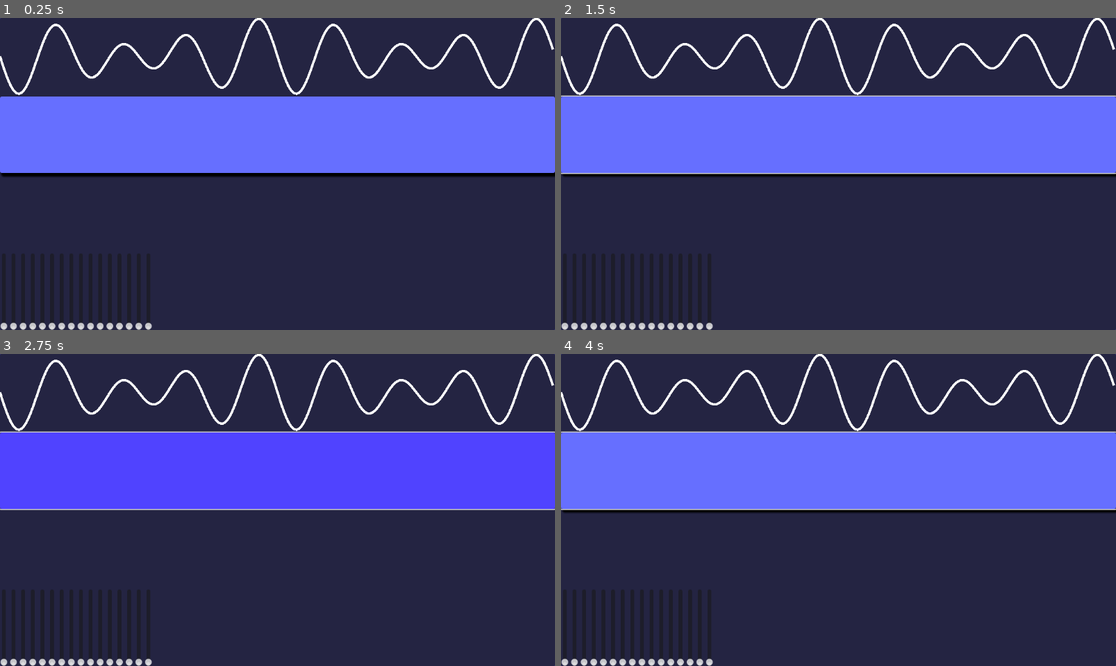
Above: before the commit, frames 1-4 (two rows, left to right).
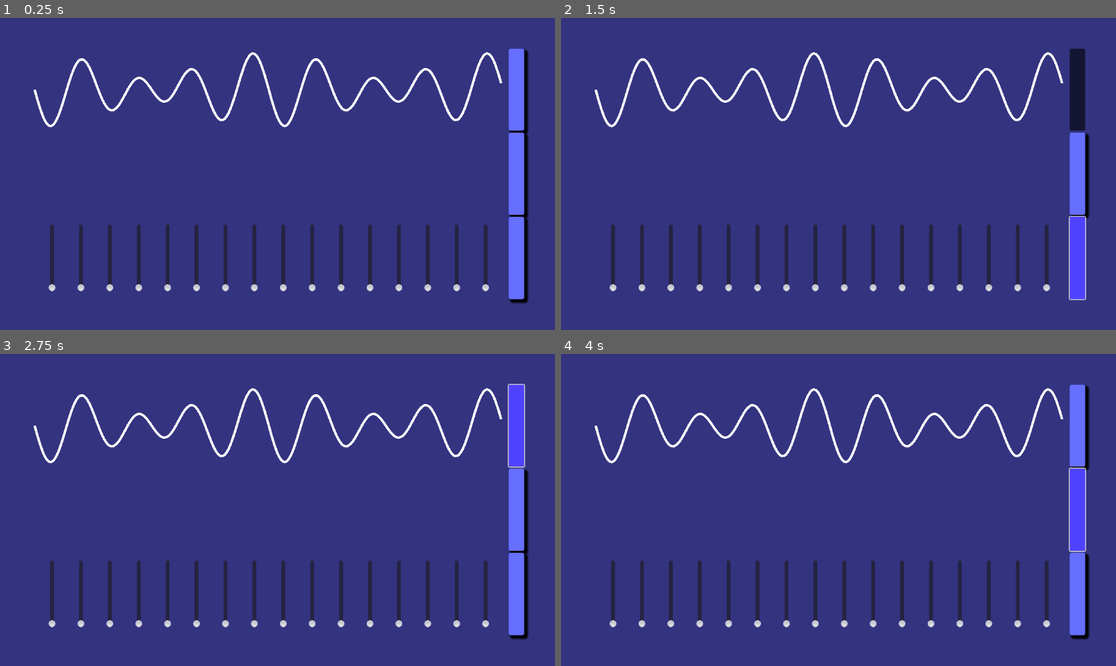
Above: after the commit, the same moments.

Repository: ViperZer0/minijam-179
Game: Godot game, scene res://scene/main/main.tscn
Two runs of this game, one before a commit and one after it. Both use one fixed random seed, a clock stepped at 60 frames per second and the inputs below.
Inputs:
- Up to frame 1 (0.25 s): no input
- Up to frame 2 (1.5 s): click "Play Random Tone" (after the commit: "Listen") at 0.5 s; click "Check Answer" at 1.25 s
- Up to frame 3 (2.75 s): click "Play Random Tone" (after the commit: "Listen") at 2 s
- Up to frame 4 (4 s): click "Play User Tone" (after the commit: "Play") at 2.75 s; click "Play User Tone" (after the commit: "Play") at 3.5 s

The runs differ from the first frame. In frame 1, 97% of the frame differs, in the area x 0-100%, y 0-100%; in frame 2, 97%; in frame 3, 98%; in frame 4, 98%.

Commit message:
Redesigned main menu scene
Added check for no harmonics selected, replaced buttons with
SoundButtons

Diff:
--- a/godot/resource/theme.tres
+++ b/godot/resource/theme.tres
@@ -4,7 +4,9 @@
 [ext_resource type="FontFile" uid="uid://df68ib8aedcuf" path="res://resource/fonts/Quicksand-VariableFont_wght.ttf" id="1_vtbg8"]
 
 [sub_resource type="StyleBoxFlat" id="StyleBoxFlat_g0211"]
+content_margin_left = 16.0
 content_margin_top = 16.0
+content_margin_right = 16.0
 content_margin_bottom = 16.0
 bg_color = Color(0.312979, 0.261698, 0.999947, 1)
 corner_radius_top_left = 4
@@ -14,7 +16,9 @@
 shadow_color = Color(0, 0, 0, 1)
 
 [sub_resource type="StyleBoxFlat" id="StyleBoxFlat_vwg2w"]
+content_margin_left = 16.0
 content_margin_top = 16.0
+content_margin_right = 16.0
 content_margin_bottom = 16.0
 bg_color = Color(0.400379, 0.434028, 0.999987, 1)
 corner_radius_top_left = 4
--- a/godot/scene/main/main.gd
+++ b/godot/scene/main/main.gd
@@ -1,4 +1,4 @@
-extends PanelContainer
+extends MarginContainer
 ## Number of harmonics to use
 @export var num_harmonics: int = 16
 ## Threshold before a given answer is approved as a success
@@ -65,6 +65,9 @@
 	user_tone.start_note()
 
 func _on_check_difference_button_pressed() -> void:
+	if audio_slider_grid.get_harmonics().normalize() == null:
+		# Treat this as an error
+		return
 	var error = random_harmonics.error(audio_slider_grid.get_harmonics().normalize())
 	if error < error_threshold:
 		move_to_win_scene()
--- a/godot/scene/main/main.tscn
+++ b/godot/scene/main/main.tscn
@@ -6,6 +6,7 @@
 [ext_resource type="PackedScene" uid="uid://crxqel5e6wmer" path="res://component/audio_slider_grid/audio_slider_grid.tscn" id="3_kn28c"]
 [ext_resource type="Script" path="res://src/harmonics.gd" id="4_q0oph"]
 [ext_resource type="PackedScene" uid="uid://cp1b50qlsicsu" path="res://component/audio_visualizer/audio_visualizer.tscn" id="5_conxe"]
+[ext_resource type="PackedScene" uid="uid://c4crw1xwvc5ki" path="res://component/sound_button/sound_button.tscn" id="7_j2sro"]
 
 [sub_resource type="Resource" id="Resource_fbmd4"]
 script = ExtResource("3_errh0")
@@ -16,12 +17,16 @@
 script = ExtResource("4_q0oph")
 harmonics = Array[ExtResource("3_errh0")]([SubResource("Resource_fbmd4")])
 
-[node name="Main" type="PanelContainer"]
+[node name="Main" type="MarginContainer"]
 anchors_preset = 15
 anchor_right = 1.0
 anchor_bottom = 1.0
 grow_horizontal = 2
 grow_vertical = 2
+theme_override_constants/margin_left = 64
+theme_override_constants/margin_top = 64
+theme_override_constants/margin_right = 64
+theme_override_constants/margin_bottom = 64
 script = ExtResource("1_4r6h2")
 num_harmonics = 8
 win_transition_path = "res://scene/win_transition/win_transition.tscn"
@@ -33,45 +38,78 @@
 [node name="UserTone" parent="." instance=ExtResource("1_4gvmu")]
 unique_name_in_owner = true
 
-[node name="VBoxContainer" type="VBoxContainer" parent="."]
+[node name="HBoxContainer" type="HBoxContainer" parent="."]
 layout_mode = 2
 
-[node name="RandomToneVisualizer" parent="VBoxContainer" instance=ExtResource("5_conxe")]
+[node name="VBoxContainer" type="VBoxContainer" parent="HBoxContainer"]
+layout_mode = 2
+size_flags_horizontal = 3
+
+[node name="MarginContainer" type="MarginContainer" parent="HBoxContainer/VBoxContainer"]
+layout_mode = 2
+size_flags_horizontal = 3
+size_flags_vertical = 3
+theme_override_constants/margin_left = 8
+theme_override_constants/margin_top = 8
+theme_override_constants/margin_right = 8
+theme_override_constants/margin_bottom = 8
+
+[node name="RandomToneVisualizer" parent="HBoxContainer/VBoxContainer/MarginContainer" instance=ExtResource("5_conxe")]
+unique_name_in_owner = true
+layout_mode = 2
+size_flags_horizontal = 3
+size_flags_vertical = 3
+
+[node name="MarginContainer2" type="MarginContainer" parent="HBoxContainer/VBoxContainer"]
+layout_mode = 2
+size_flags_horizontal = 3
+size_flags_vertical = 3
+theme_override_constants/margin_left = 16
+theme_override_constants/margin_top = 16
+theme_override_constants/margin_right = 16
+theme_override_constants/margin_bottom = 16
+
+[node name="UserToneVisualizer" parent="HBoxContainer/VBoxContainer/MarginContainer2" instance=ExtResource("5_conxe")]
 unique_name_in_owner = true
 layout_mode = 2
 size_flags_vertical = 3
 
-[node name="PlayRandomToneButton" type="Button" parent="VBoxContainer"]
+[node name="MarginContainer3" type="MarginContainer" parent="HBoxContainer/VBoxContainer"]
+layout_mode = 2
+size_flags_horizontal = 3
+size_flags_vertical = 3
+theme_override_constants/margin_left = 16
+theme_override_constants/margin_top = 16
+theme_override_constants/margin_right = 16
+theme_override_constants/margin_bottom = 16
+
+[node name="AudioSliderGrid" parent="HBoxContainer/VBoxContainer/MarginContainer3" instance=ExtResource("3_kn28c")]
+unique_name_in_owner = true
+layout_mode = 2
+size_flags_horizontal = 3
+
+[node name="VBoxContainer2" type="VBoxContainer" parent="HBoxContainer"]
+layout_mode = 2
+
+[node name="PlayRandomToneButton" parent="HBoxContainer/VBoxContainer2" instance=ExtResource("7_j2sro")]
 layout_mode = 2
 size_flags_vertical = 3
-text = "Play Random Tone"
+toggle_mode = true
+text = "Listen
+"
 
-[node name="UserToneVisualizer" parent="VBoxContainer" instance=ExtResource("5_conxe")]
-unique_name_in_owner = true
+[node name="PlayUserToneButton" parent="HBoxContainer/VBoxContainer2" instance=ExtResource("7_j2sro")]
 layout_mode = 2
 size_flags_vertical = 3
+toggle_mode = true
+text = "Play"
 
-[node name="HBoxContainer" type="HBoxContainer" parent="VBoxContainer"]
+[node name="CheckDifferenceButton" parent="HBoxContainer/VBoxContainer2" instance=ExtResource("7_j2sro")]
 layout_mode = 2
 size_flags_vertical = 3
+text = "Check Answer
+"
 
-[node name="AudioSliderGrid" parent="VBoxContainer/HBoxContainer" instance=ExtResource("3_kn28c")]
-unique_name_in_owner = true
-layout_mode = 2
-
-[node name="VBoxContainer" type="VBoxContainer" parent="VBoxContainer/HBoxContainer"]
-layout_mode = 2
-
-[node name="PlayUserToneButton" type="Button" parent="VBoxContainer/HBoxContainer/VBoxContainer"]
-layout_mode = 2
-size_flags_vertical = 3
-text = "Play User Tone"
-
-[node name="CheckDifferenceButton" type="Button" parent="VBoxContainer/HBoxContainer/VBoxContainer"]
-layout_mode = 2
-size_flags_vertical = 3
-text = "Check Answer"
-
-[connection signal="pressed" from="VBoxContainer/PlayRandomToneButton" to="." method="_on_play_random_tone_button_pressed"]
-[connection signal="pressed" from="VBoxContainer/HBoxContainer/VBoxContainer/PlayUserToneButton" to="." method="_on_play_user_tone_button_pressed"]
-[connection signal="pressed" from="VBoxContainer/HBoxContainer/VBoxContainer/CheckDifferenceButton" to="." method="_on_check_difference_button_pressed"]
+[connection signal="pressed" from="HBoxContainer/VBoxContainer2/PlayRandomToneButton" to="." method="_on_play_random_tone_button_pressed"]
+[connection signal="pressed" from="HBoxContainer/VBoxContainer2/PlayUserToneButton" to="." method="_on_play_user_tone_button_pressed"]
+[connection signal="pressed" from="HBoxContainer/VBoxContainer2/CheckDifferenceButton" to="." method="_on_check_difference_button_pressed"]
Not shown: 1 places in godot/scene/main/main.tscn that only renumber resources
